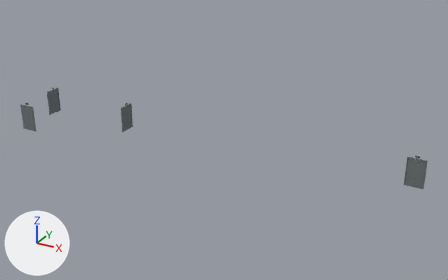
An edit to the OBJ model assets/hudongmen/HM-DF.obj, drawn before and after from the same camera.
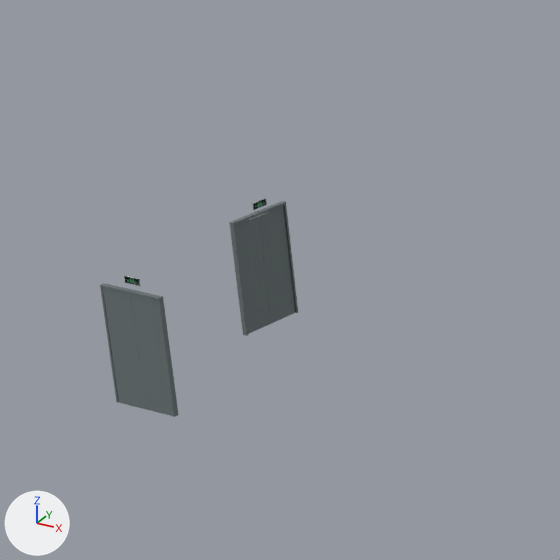
The first picture shows the older version from a 50 mm camera at (11903.0, 3792.0, 62062.0) aimed at (-11258.0, 45902.0, 41007.0). The close-ups show both versions on the part from 0% to 25% of the width and 17% to 57% of the height of that picture; other places that the commit changed are outside them. The lights are fixed; the arrows at lower left show +X, +Y and +Z. Where no turn or scale is listed for an object, it has been applied to the vertices.

Objects in the first close-up: 'HM-DF'.
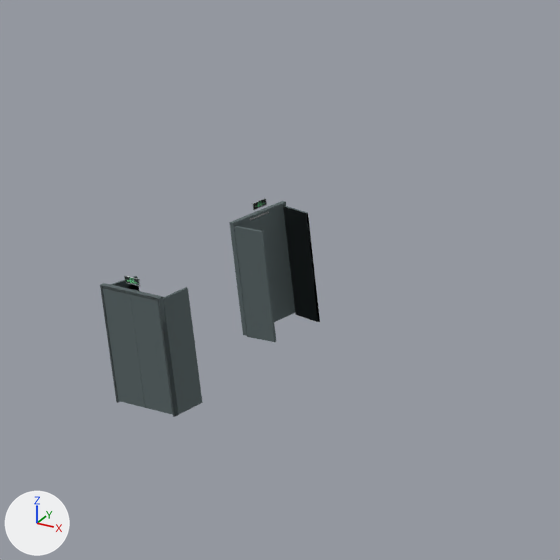
Edits to the scene script, one JSON object a line:
```json
{"block": "me_hm_df", "where": "me_hm_df.from_pydata(...)  # 192 vertices, 152 faces; spans x -30914.0..5023.0, y 41999.0..47866.0, z 39595.0..42255.0"}
{"block": "me_hm_df", "where": "# used by ob_hm_df; location = (0.0, 0.0, 0.0)"}
{"block": "me_hm_df", "change": "me_hm_df part 1: the loose piece of 8 vertices spanning x -30528.0..-29826.0, y 42009.0..42062.0, z 39595.0..41940.0 is moved by (-4.0, -2.0, 32.0)"}
{"block": "me_hm_df", "change": "me_hm_df part 2: the loose piece of 8 vertices spanning x -29822.0..-29120.0, y 42009.0..42062.0, z 39595.0..41940.0 is moved by (-4.0, -2.0, 32.0)"}
{"block": "me_hm_df", "change": "me_hm_df part 3: the loose piece of 8 vertices spanning x -30904.0..-30851.0, y 46540.0..47242.0, z 39618.0..41963.0 is moved by (13.0, -1.0, 9.0)"}
{"block": "me_hm_df", "change": "me_hm_df part 4: the loose piece of 8 vertices spanning x -30904.0..-30851.0, y 45834.0..46535.0, z 39618.0..41963.0 is moved by (13.0, -1.0, 9.0)"}
{"block": "me_hm_df", "change": "me_hm_df part 5: the loose piece of 8 vertices spanning x -29822.0..-29120.0, y 42009.0..42062.0, z 39595.0..41940.0 is copied, and the copy is turned -87 degrees about the z axis through its middle, then moved by (337.0, 397.0, -4.0); it spans x -29178.0..-29089.0, y 42081.0..42785.0, z 39591.0..41936.0"}
{"block": "me_hm_df", "change": "me_hm_df part 6: the loose piece of 8 vertices spanning x -30528.0..-29826.0, y 42009.0..42062.0, z 39595.0..41940.0 is copied, and the copy is turned 81.5 degrees about the z axis through its middle, then moved by (-301.0, 394.0, -4.0); it spans x -30556.0..-30400.0, y 42079.0..42781.0, z 39591.0..41936.0"}
{"block": "me_hm_df", "change": "me_hm_df part 7: the loose piece of 8 vertices spanning x -30904.0..-30851.0, y 45834.0..46535.0, z 39618.0..41963.0 is copied, and the copy is turned -87 degrees about the z axis through its middle, then moved by (412.0, -342.0, -27.0); it spans x -30817.0..-30114.0, y 45798.0..45887.0, z 39591.0..41936.0"}
{"block": "me_hm_df", "change": "me_hm_df part 8: the loose piece of 8 vertices spanning x -30904.0..-30851.0, y 46540.0..47242.0, z 39618.0..41963.0 is copied, and the copy is turned 81.5 degrees about the z axis through its middle, then moved by (409.0, 296.0, -27.0); it spans x -30819.0..-30118.0, y 47109.0..47265.0, z 39591.0..41936.0"}
```

Pixel boxes [x1, y1, x2, y2] of what changed, in the close-ups (560 x 560 px; the box of a moved part takes in the faces that stretch with it):
```json
{"object": "HM-DF", "change": "reshaped", "before": [100, 198, 298, 417], "after": [100, 198, 320, 417]}
{"part": 1, "of": "me_hm_df", "change": "moved or reshaped", "before": [103, 288, 146, 409], "after": [102, 288, 145, 408]}
{"part": 2, "of": "me_hm_df", "change": "moved or reshaped", "before": [130, 294, 173, 416], "after": [130, 294, 173, 415]}
{"part": 3, "of": "me_hm_df", "change": "moved or reshaped", "before": [259, 206, 295, 323], "after": [259, 205, 295, 322]}
{"part": 4, "of": "me_hm_df", "change": "moved or reshaped", "before": [235, 217, 271, 334], "after": [235, 217, 261, 230]}
{"part": 5, "of": "me_hm_df", "change": "added", "after": [163, 287, 202, 415]}
{"part": 6, "of": "me_hm_df", "change": "added", "after": [110, 276, 139, 291]}
{"part": 7, "of": "me_hm_df", "change": "added", "after": [234, 226, 276, 342]}
{"part": 8, "of": "me_hm_df", "change": "added", "after": [283, 206, 320, 322], "on screen": "black"}
```
